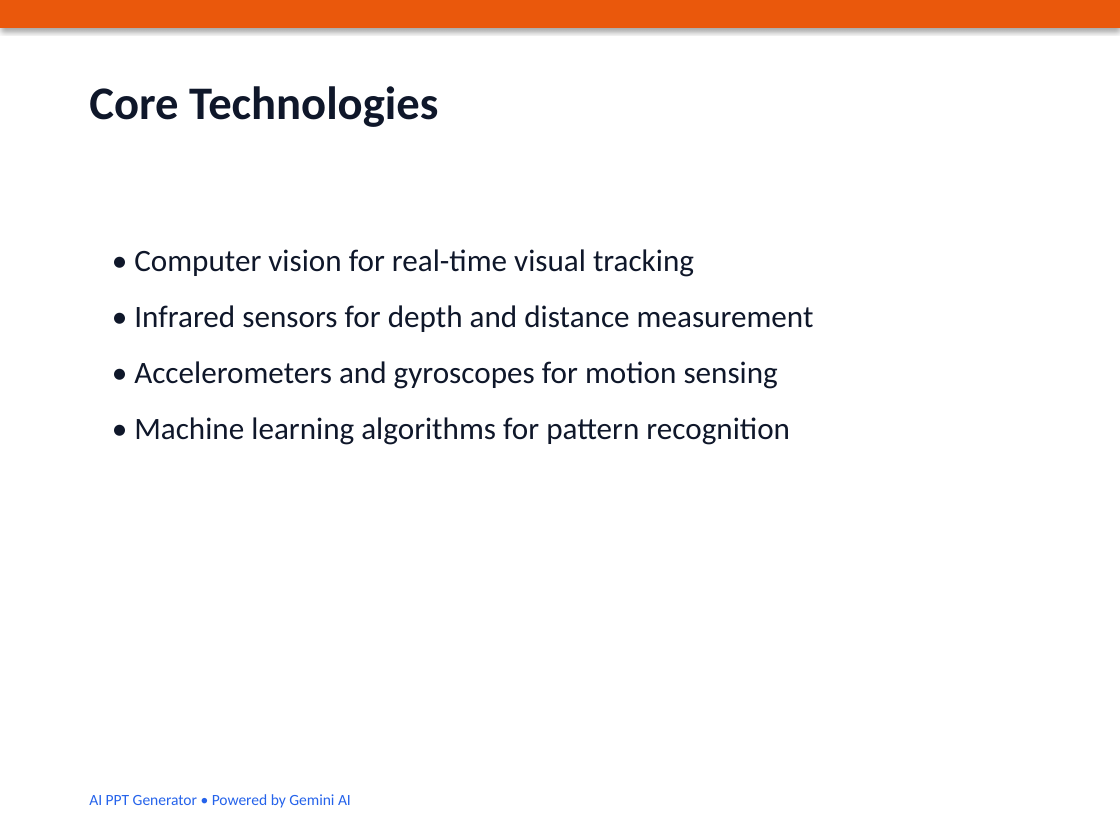
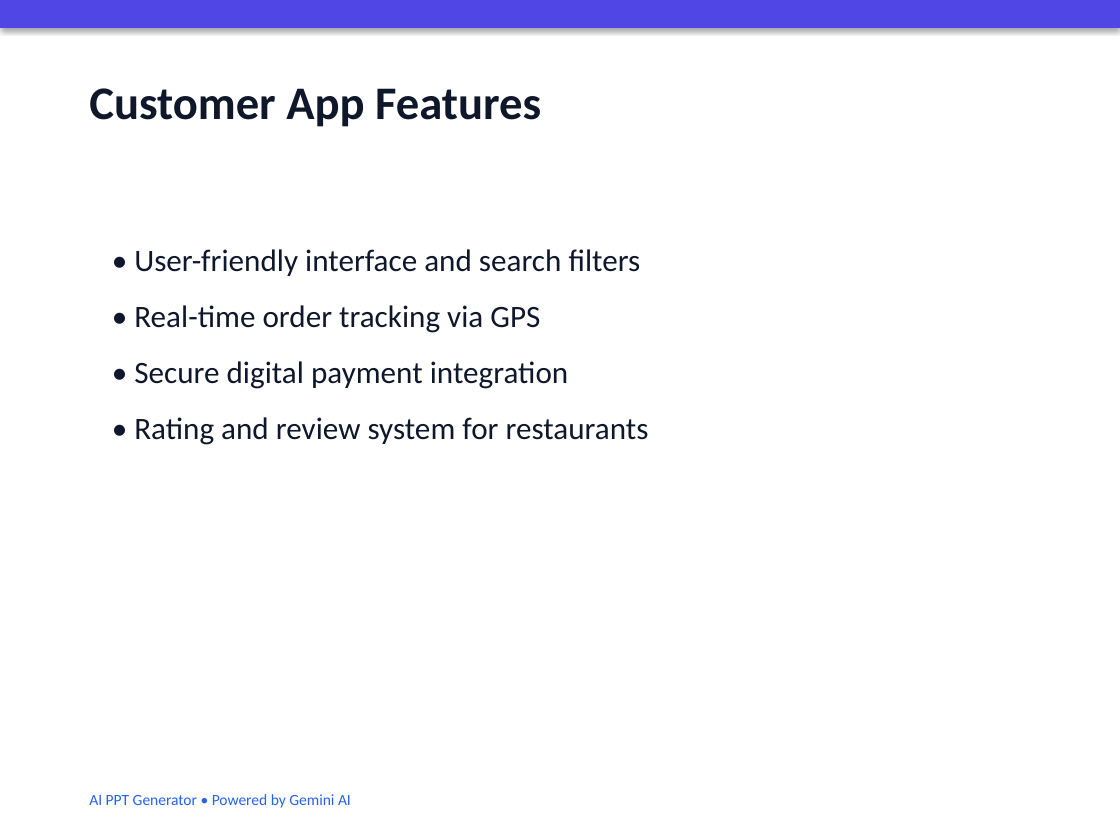
Before and after one commit to boopathi8566/AI-PPT-Generator, a slide deck: slide 3 of generated_ppt/AI_Generated_Presentation.pptx (slide 2 before the commit). Drawn at 1120x840 pixels with LibreOffice and Linux fonts; fonts in the diff are those of the drawing. Boxes give left, top, right and bottom in pixels: in the first picture for what was removed or moved away, otherwise in the second. Text is boxed around its words. In the diff, an @@ line names an element or a change of style, - is before the commit and + after.

```diff
--- a/generated_ppt/AI_Generated_Presentation.pptx
+++ b/generated_ppt/AI_Generated_Presentation.pptx
@@ rectangle at <box>0,0,1120,28</box>: fill #EA580C to #4F46E5 @@
@@ text at <box>89,88,541,127</box>: text changed @@
-Core Technologies
+Customer App Features
@@ text at <box>134,249,649,445</box>: text changed @@
-• Computer vision for real-time visual tracking
-• Infrared sensors for depth and distance measurement
-• Accelerometers and gyroscopes for motion sensing
-• Machine learning algorithms for pattern recognition
+• User-friendly interface and search filters
+• Real-time order tracking via GPS
+• Secure digital payment integration
+• Rating and review system for restaurants
```
Also in this commit, not shown: 2 other slides changed, 3 slides added, 4 slides removed, 2 other files.
